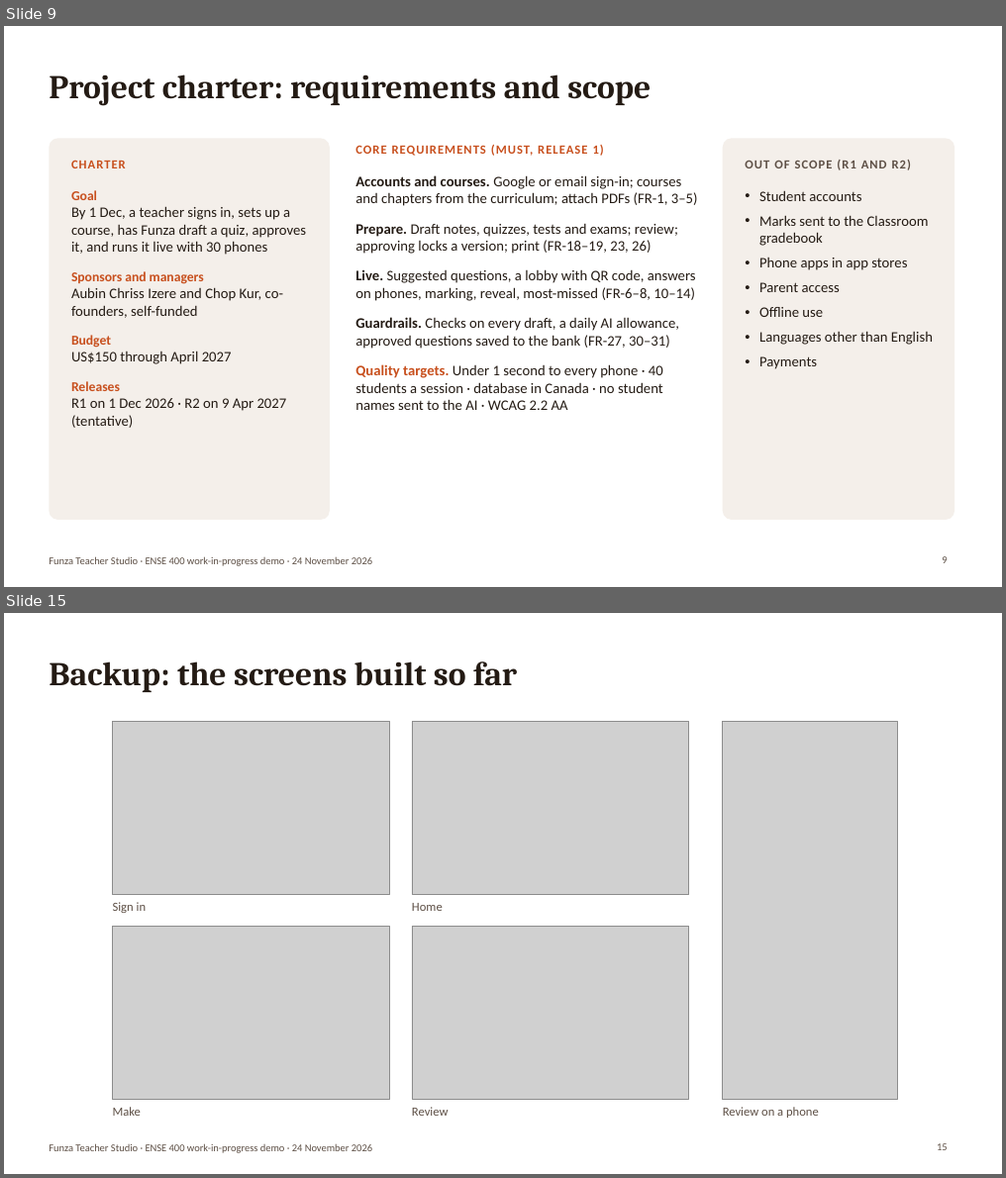
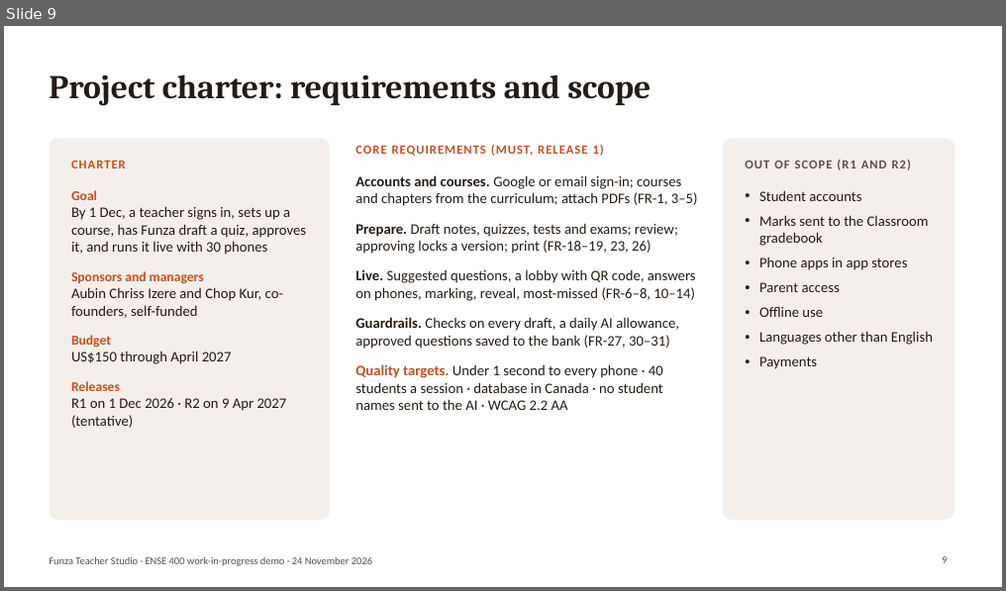
Before and after one commit to Binborg1/Final-2027, a slide deck: docs/06_presentations/01_work_in_progress_demo/01_work_in_progress_demo.pptx. Shown one above the other, each under a label of ours: slides 9 and 15 before the commit, slide 9 after it; the slides between them are not shown. The pictures are 1006x1178 and 1006x591 pixels, drawn with LibreOffice and Linux fonts; fonts in the diff are those of the drawing; grey boxes stand for pictures. Boxes give left, top, right and bottom in pixels: in the first picture for what was removed or moved away, otherwise in the second. Text is boxed around its words. In the diff, an @@ line names an element or a change of style, - is before the commit and + after.

```diff
--- a/docs/06_presentations/01_work_in_progress_demo/01_work_in_progress_demo.pptx
+++ b/docs/06_presentations/01_work_in_progress_demo/01_work_in_progress_demo.pptx
@@ slide 15 removed at (x1=4, y1=613, x2=1002, y2=1174), background #FFFFFF; not listed: 1 template element that a slide beside it also shows @@
@@ title removed at (x1=49, y1=662, x2=517, y2=692) @@
-Backup: the screens built so far
@@ picture removed at (x1=113, y1=722, x2=389, y2=894) @@
@@ picture removed at (x1=412, y1=722, x2=689, y2=894) @@
@@ picture removed at (x1=723, y1=722, x2=897, y2=1099) @@
@@ text removed at (x1=113, y1=902, x2=146, y2=913) @@
-Sign in
@@ text removed at (x1=412, y1=903, x2=443, y2=911) @@
-Home
@@ picture removed at (x1=113, y1=926, x2=389, y2=1099) @@
@@ picture removed at (x1=412, y1=926, x2=689, y2=1099) @@
@@ text removed at (x1=113, y1=1107, x2=141, y2=1116) @@
-Make
@@ text removed at (x1=412, y1=1107, x2=449, y2=1116) @@
-Review
@@ text removed at (x1=723, y1=1107, x2=819, y2=1118) @@
-Review on a phone
@@ page number removed at (x1=937, y1=1144, x2=947, y2=1151) @@
-15
```
Also in this commit, not shown: 8 slides changed, 1 slide added, 1 other slide removed, 3 other files.
